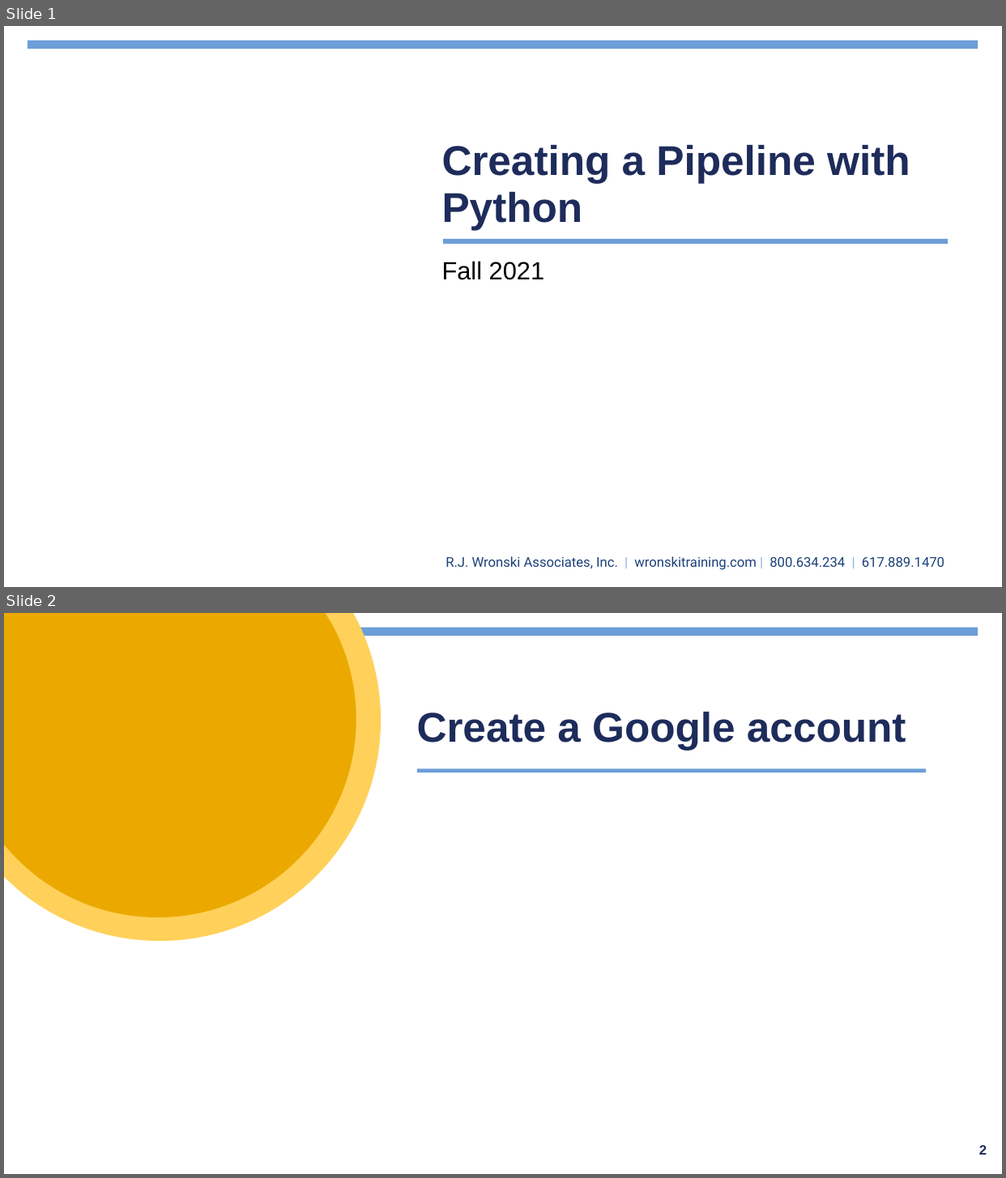
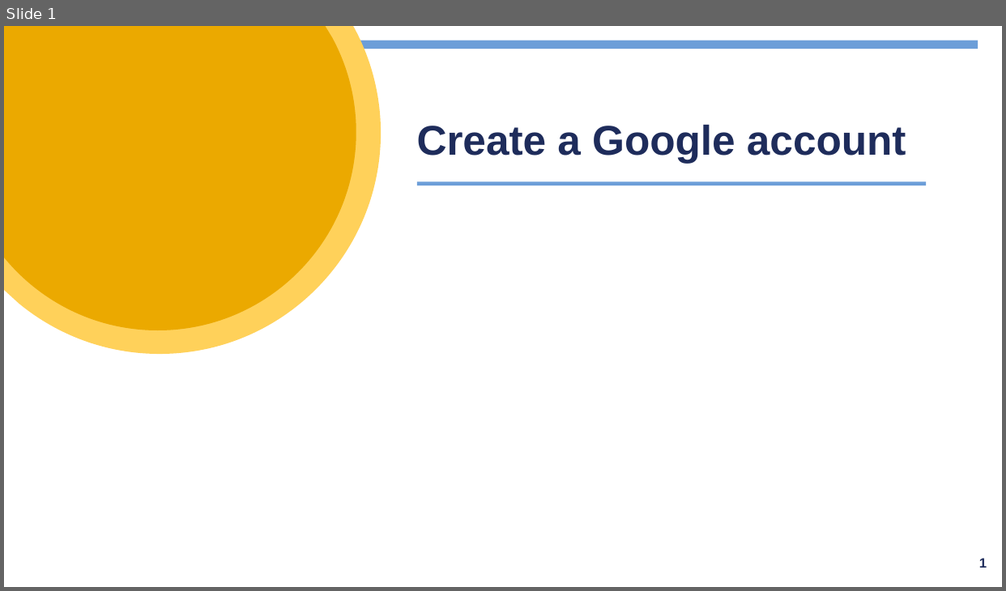
Before and after one commit to jimcody2014/Python-CDC, a slide deck: Creating accounts.pptx. Shown one above the other, each under a label of ours: slides 1 and 2 before the commit, slide 1 after it. The pictures are 1006x1178 and 1006x591 pixels, drawn with LibreOffice and Linux fonts; fonts in the diff are those of the drawing; background and template pictures are left out. Boxes give left, top, right and bottom in pixels: in the first picture for what was removed or moved away, otherwise in the second. Text is boxed around its words. In the diff, an @@ line names an element or a change of style, - is before the commit and + after.

```diff
--- a/Creating accounts.pptx
+++ b/Creating accounts.pptx
@@ slide 1 removed at (4,26,1002,587), background picture (left out); not listed: 1 template element that a slide beside it also shows @@
@@ title removed at (442,144,910,230) @@
-Creating a Pipeline with Python
@@ rectangle removed at (444,239,948,245) @@
@@ subtitle removed at (442,261,545,280) @@
-Fall 2021
@@ text removed at (445,557,944,570) @@
-R.J. Wronski Associates, Inc. | wronskitraining.com | 800.634.234 | 617.889.1470
@@ what was slide 2 is now slide 1 @@
@@ page number at (979,558,987,568): text changed @@
-2
+1
```
Also in this commit, not shown: 3 other slides removed, 13 other files.
